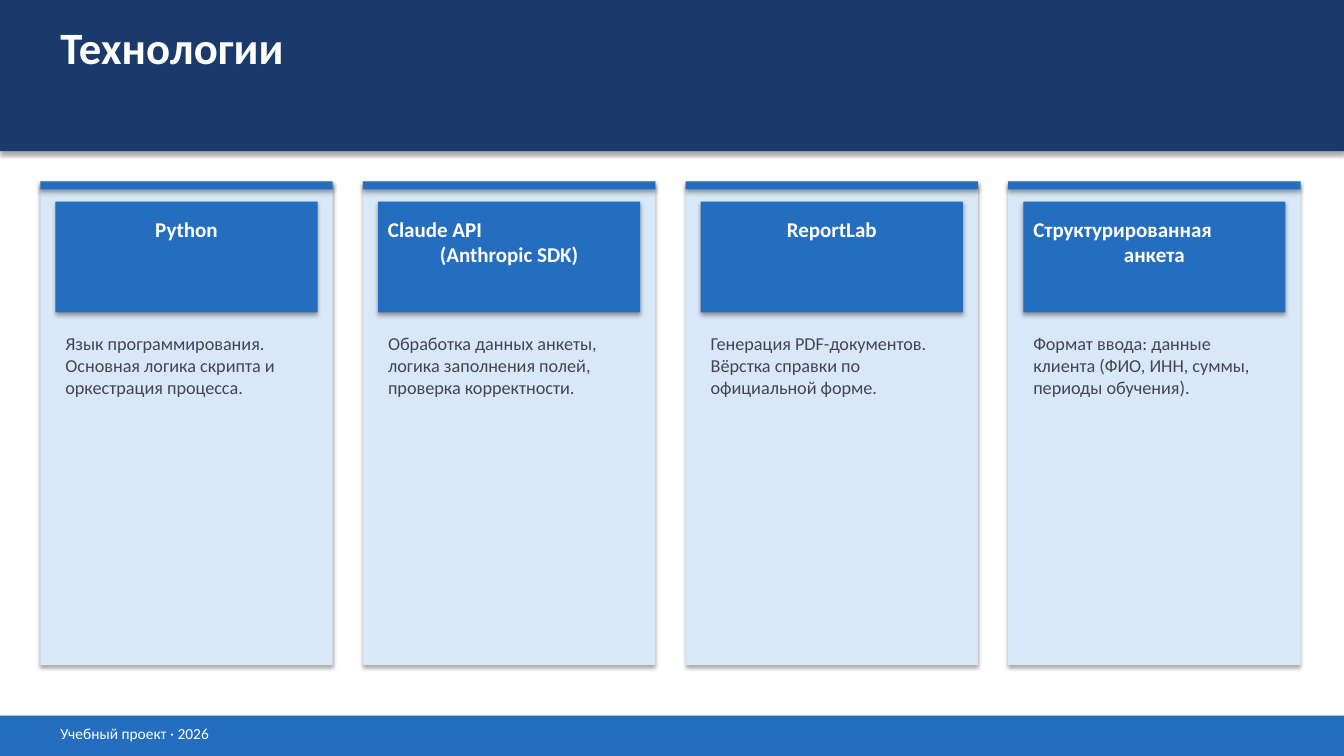
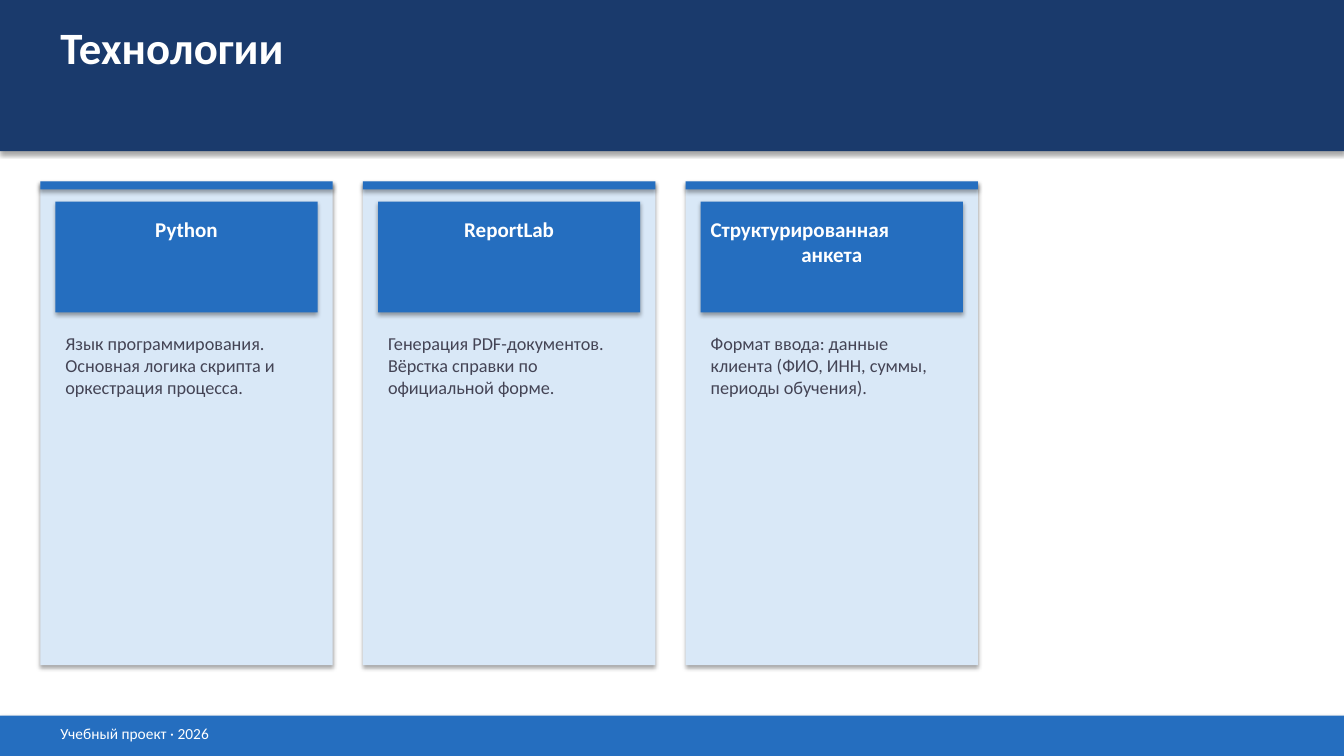
Before and after one commit to finance700/spravka-nalogoviy-vychet, a slide deck: slide 8 of Автогенератор справок налоговый вычет.pptx. Drawn at 1344x756 pixels with LibreOffice and Linux fonts; fonts in the diff are those of the drawing. Boxes give left, top, right and bottom in pixels: in the first picture for what was removed or moved away, otherwise in the second. Text is boxed around its words. In the diff, an @@ line names an element or a change of style, - is before the commit and + after.

Commit message:
Презентация: убрать строку Claude API из слайда Технологии

```diff
--- a/Автогенератор справок налоговый вычет.pptx
+++ b/Автогенератор справок налоговый вычет.pptx
@@ rectangle removed at [1008, 181, 1301, 665] @@
@@ rectangle removed at [1008, 181, 1301, 190] @@
@@ rectangle removed at [1023, 202, 1286, 313] @@
@@ text "ReportLab": place and size @@
-text "ReportLab" at [787, 222, 877, 241]
+text "ReportLab" at [464, 222, 554, 241]
@@ text removed at [388, 222, 578, 266] @@
-Claude API
-(Anthropic SDK)
@@ text "Структурированная анкета": place and size @@
-text "Структурированная анкета" at [1033, 223, 1212, 262]
+text "Структурированная анкета" at [711, 223, 890, 262]
@@ text "Генерация PDF-документов. Вёрстка справки по ...": place and size @@
-text "Генерация PDF-документов. Вёрстка справки по ..." at [711, 338, 926, 397]
+text "Генерация PDF-документов. Вёрстка справки по ..." at [388, 338, 603, 397]
@@ text "Формат ввода: данные клиента (ФИО, ...": place and size @@
-text "Формат ввода: данные клиента (ФИО, ..." at [1033, 338, 1249, 397]
+text "Формат ввода: данные клиента (ФИО, ..." at [711, 338, 927, 397]
@@ text removed at [388, 337, 596, 397] @@
-Обработка данных анкеты,
-логика заполнения полей,
-проверка корректности.
```
